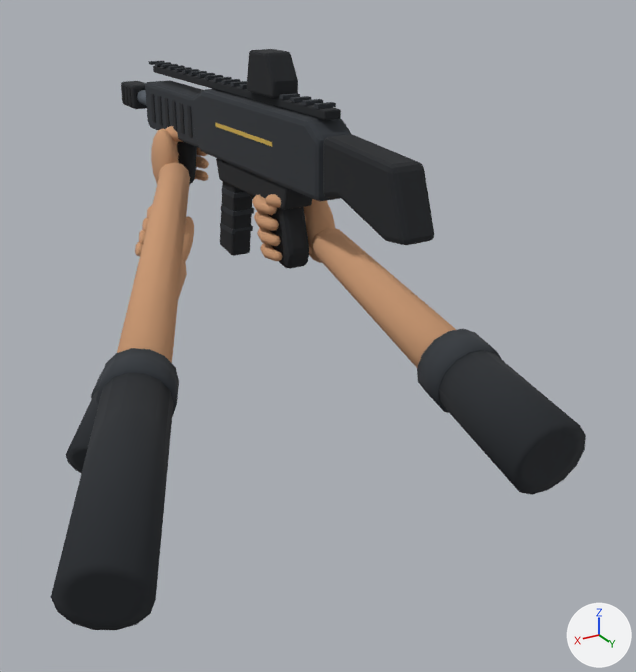
One commit to the glTF model Assets/Weapons/killer_t.glb: the scene before it, then after it.
Both versions are drawn from a 50 mm camera at (0.591, 1.088, 0.332) aimed at (0.009, 0.119, -0.153). Lighting does not change. The marker at lower right points along +X, +Y and +Z. The older version comes first.

Objects in the first picture: 'w_killer_t.arm_l', 'w_killer_t.arm_r', 'w_killer_t.body', 'w_killer_t.mag', 'w_killer_t.melee'.
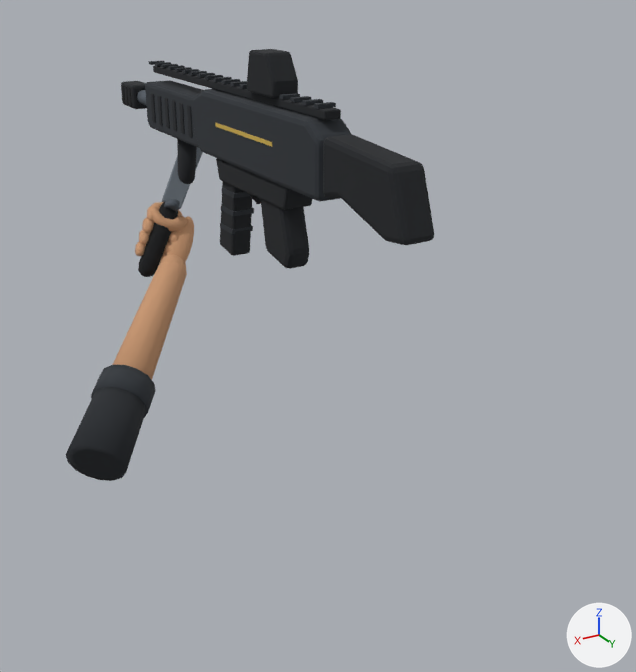
Boxes (x1, y1, x2, y2) around the edits, measured in the pictures (636 x 672 px):
'w_killer_t.arm_l', deleted: before (51, 126, 209, 630)
'w_killer_t.arm_r', deleted: before (252, 194, 586, 495)
'w_killer_t.melee', unchanged, uncovered by the edit: before (66, 155, 201, 473); after (66, 147, 203, 481)

Diff of the bpy script that builds the scene:
```diff
--- a/Assets/Weapons/killer_t.glb.py
+++ b/Assets/Weapons/killer_t.glb.py
@@ ob_w_killer_t_arm_l @@
-ob_w_killer_t_arm_l = bpy.data.objects.new('w_killer_t.arm_l', me_w_killer_t_arm_l)
-ob_w_killer_t_arm_l.location = (0.0, 0.0, 0.0)
@@ ob_w_killer_t_arm_r @@
-ob_w_killer_t_arm_r = bpy.data.objects.new('w_killer_t.arm_r', me_w_killer_t_arm_r)
-ob_w_killer_t_arm_r.location = (0.0, 0.0, 0.0)
```
